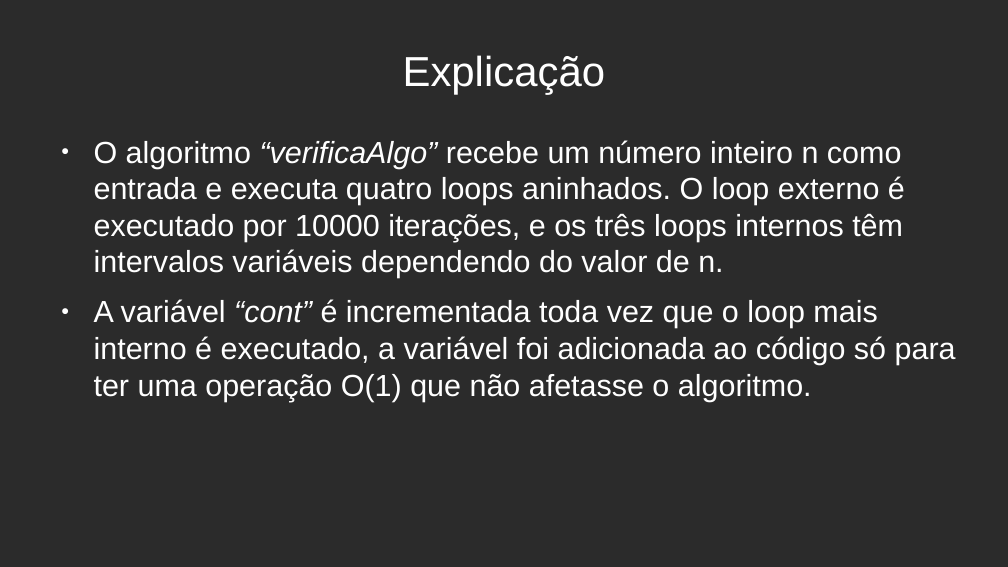
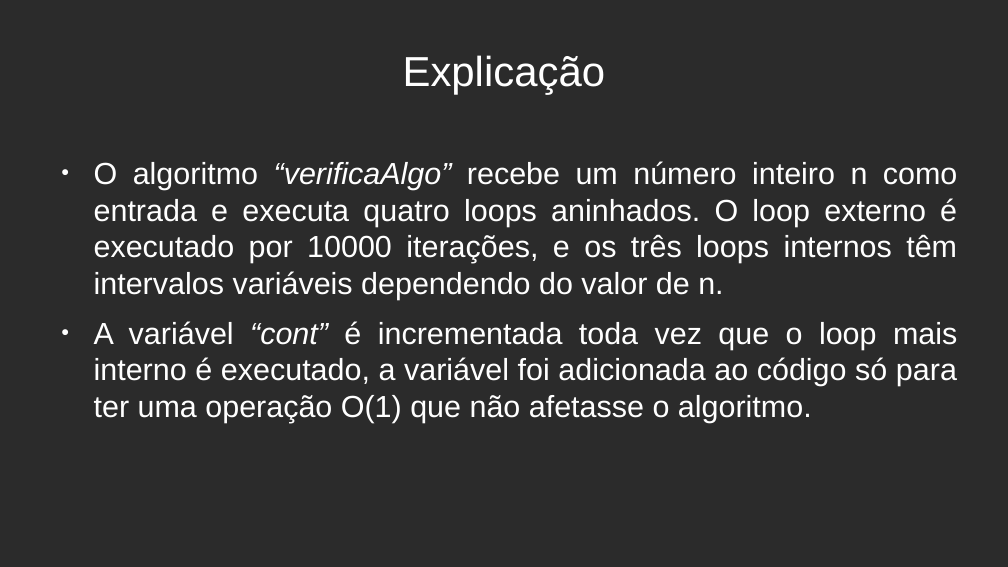
Before and after one commit to eipedrov/PedroVinicius_ws_AA_RR_2023, a slide deck: slide 4 of Apresentacao.odp. Drawn at 1008x567 pixels with LibreOffice and Linux fonts; fonts in the diff are those of the drawing; background and template pictures are left out; a plain dark background stands for a picture behind light text. Boxes give left, top, right and bottom in pixels: in the first picture for what was removed or moved away, otherwise in the second. Text is boxed around its words. In the diff, an @@ line names an element or a change of style, - is before the commit and + after.

```diff
--- a/Apresentacao.odp
+++ b/Apresentacao.odp
@@ text "O algoritmo “verificaAlgo” recebe um ...": place and size @@
-text "O algoritmo “verificaAlgo” recebe um ..." at box(94, 140, 956, 401)
+text "O algoritmo “verificaAlgo” recebe um ..." at box(94, 161, 958, 423)
@@ text "O algoritmo “verificaAlgo” recebe um ..." at box(94, 161, 958, 423): alignment left to justified @@
```
Also in this commit, not shown: 3 other slides changed, 3 other files.
